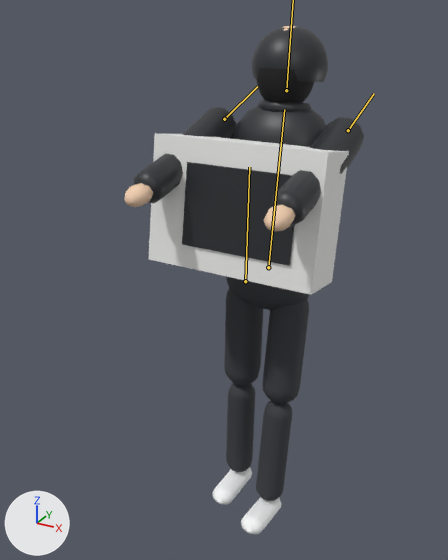
Two versions of the glTF model city-hold/public/models/placeholder/char_looter_06_puffer_electronics_box.glb, one commit apart.
Both versions are drawn from a 50 mm camera at (0.923, -2.04, 1.941) aimed at (-0.083, -0.212, 1.027). The lights are fixed; the arrows at lower left show +X, +Y and +Z. The picture after the commit comes second. Both versions are drawn at frame 8 of the action 'held'; the numbers are the values there. The bones that change are drawn over the model as lines.

In view in the first picture: 'Mesh_0', 'Mesh_1', 'skin_12', 'skin_12.001', 'skin_12.002', 'skin_12.003', 'skin_12.004', 'skin_skin'.
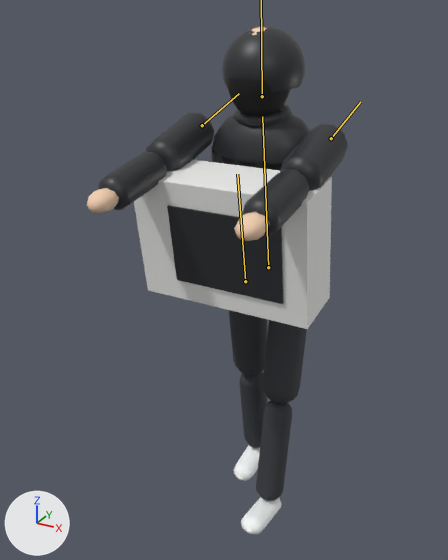
ob_carry is not drawn itself; it is the parent of ob_mesh_0, ob_mesh_1.

The change, as a list of edits to the scene's bpy script:
```text
Change bone_legl:
    where bone_legl = bpy.data.objects['character'].pose.bones['legL']  # child of 'hips'
    bone_legl.rotation_quaternion: (1.0, -0.02, 0.0, 0.0) -> (0.997, 0.082, 0.0, 0.0)  # degrees (-2, 0, 0) -> degrees (9, 0, 0)
Change bone_torso:
    where bone_torso = bpy.data.objects['character'].pose.bones['torso']  # child of 'hips'
    bone_torso.rotation_quaternion: (0.997, -0.082, 0.0, 0.0) -> (0.997, 0.075, 0.0, 0.0)  # degrees (-9, 0, 0) -> degrees (9, 0, 0)
Change bone_head:
    where bone_head = bpy.data.objects['character'].pose.bones['head']  # child of 'torso'
    bone_head.rotation_quaternion: (0.999, 0.041, 0.0, 0.0) -> (0.999, -0.037, 0.0, 0.0)  # degrees (5, 0, 0) -> degrees (-4, 0, 0)
Change bone_arml:
    where bone_arml = bpy.data.objects['character'].pose.bones['armL']  # child of 'torso'
    bone_arml.rotation_quaternion: (0.855, -0.518, 0.0, 0.0) -> (0.749, -0.663, 0.0, 0.0)  # degrees (-62, 0, 0) -> degrees (-83, 0, 0)
Change bone_armr:
    where bone_armr = bpy.data.objects['character'].pose.bones['armR']  # child of 'torso'
    bone_armr.rotation_quaternion: (0.855, -0.518, 0.0, 0.0) -> (0.749, -0.663, 0.0, 0.0)  # degrees (-62, 0, 0) -> degrees (-83, 0, 0)
```

Where the change shows, as pixel boxes (x1, y1, x2, y2) in the pictures (448 x 560 px):
'Mesh_0', posed: before (149, 133, 349, 295); after (134, 160, 332, 329)
'skin_12.002', posed (9% wider): before (134, 26, 364, 227); after (98, 26, 348, 237)
'skin_12', posed: before (224, 277, 310, 501); after (229, 310, 307, 501)
'Mesh_1', posed: before (182, 162, 294, 266); after (167, 205, 284, 304)
'skin_12.004', posed: before (256, 68, 314, 103); after (228, 78, 290, 116)
'skin_skin', posed (6% wider): before (124, 25, 296, 231); after (87, 27, 270, 241)
'skin_12.001', posed (31% narrower, 32% taller): before (212, 467, 282, 534); after (234, 445, 282, 534)
bone 'legL', root to tip: before (245, 281) to (249, 167); after (245, 281) to (237, 174)
bone 'torso', root to tip: before (268, 267) to (284, 109); after (268, 267) to (262, 116)
bone 'armL', root to tip: before (224, 119) to (257, 86); after (202, 125) to (239, 93)
bone 'armR', root to tip: before (348, 130) to (374, 93); after (331, 138) to (360, 102)
